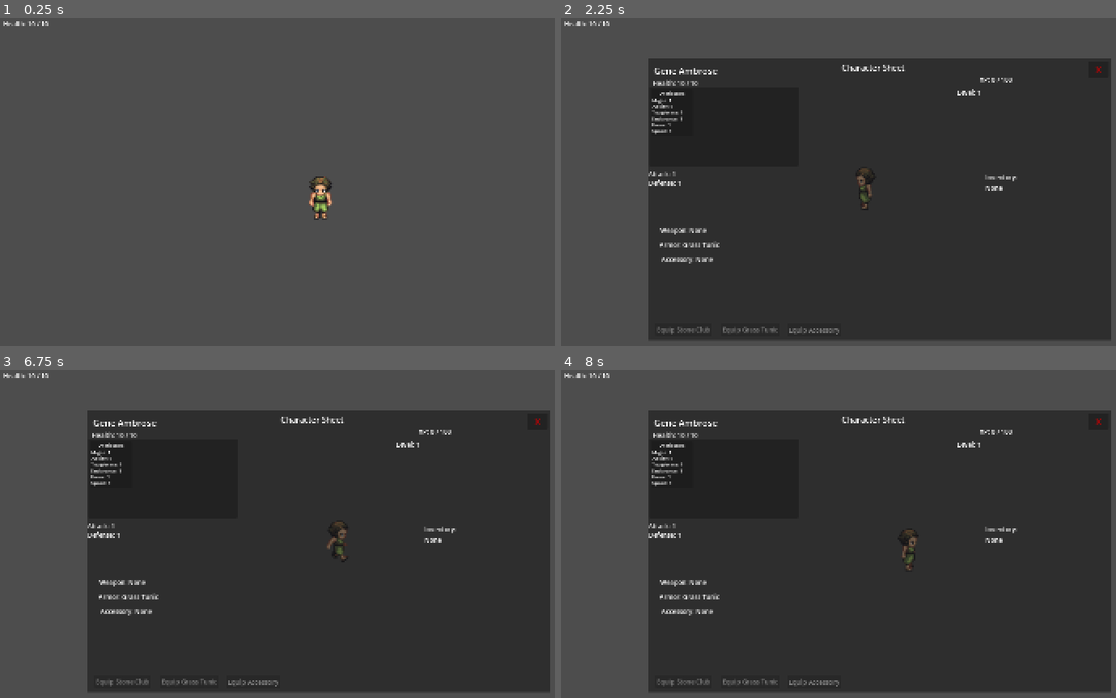
Above: before the commit, frames 1-4 (two rows, left to right).
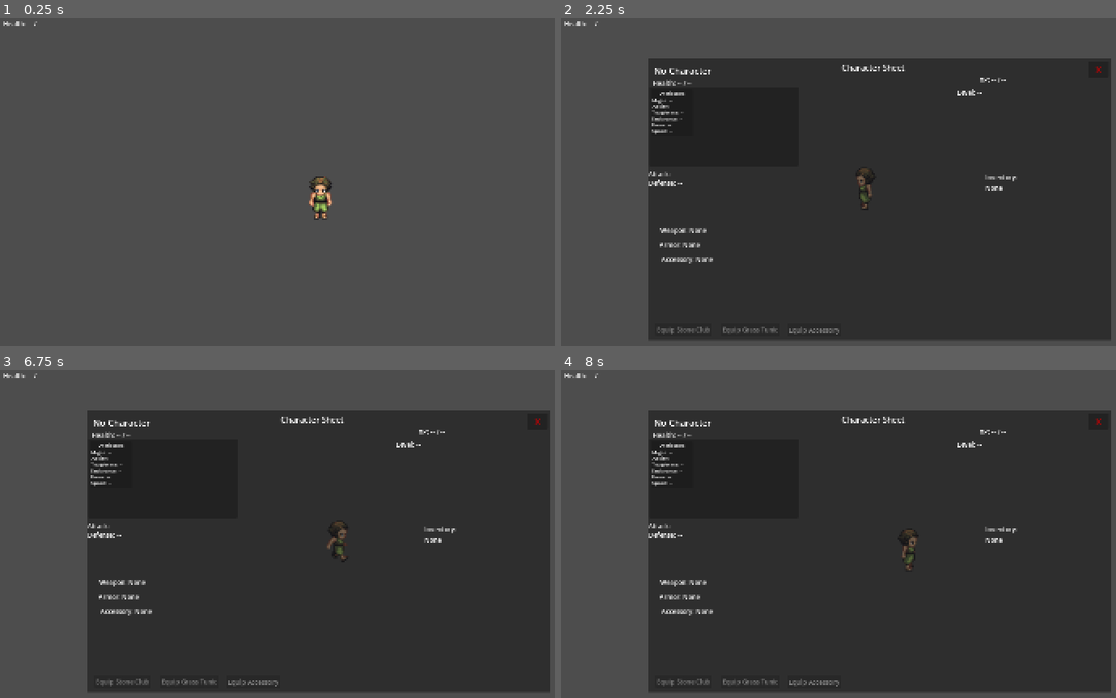
Above: after the commit, the same moments.

Repository: Shaladar79/ages-action-rpg
Game: Godot game, scene res://scenes/enemies/Dawn of Man/slimeman_green.tscn
Two runs of this game, one before a commit and one after it. Both use one fixed random seed, a clock stepped at 60 frames per second and the inputs below. This scene is started directly instead of the project's main scene.
Inputs:
- Up to frame 1 (0.25 s): no input
- Up to frame 2 (2.25 s): tap Enter at 0.5 s; hold Up (move_up) 0.53-2.03 s; tap Space (attack) at 0.6, 1.35 s; tap Tab (dialogue_continue) at 2 s; hold A (move_left) from 2.03 s (still down); hold C (character_screen) from 2.03 s (still down)
- Up to frame 3 (6.75 s): tap Space (attack) at 2.3, 3.8, 4.55, 5.1, 5.85 s; release A (move_left) at 2.75 s; release C (character_screen) at 2.75 s; click "X" at 2.75 s; hold A (move_left) 3.53-4.28 s; tap Tab (dialogue_continue) at 3.6 s; hold Down (move_down) 4.28-5.03 s; tap E (interact) at 4.35 s; hold D (move_right) 5.03-5.78 s; hold Up (move_up) 5.78-6.53 s; hold D (move_right) from 6.53 s (still down); tap C (character_screen) at 6.6 s
- Up to frame 4 (8 s): keep holding D (move_right); tap Space (attack) at 6.8, 7.55 s; hold Tab (dialogue_continue) from 7.28 s (still down)

The runs differ from the first frame. In frame 1, less than 0.1% of the frame differs, in the area x 4-9%, y 0-3%; in frame 2, 0.4%, in the area x 4-82%, y 0-70%; in frame 3, 0.4%; in frame 4, 0.4%.

Commit message:
Move character stats into CharacterStats

Diff:
--- /dev/null
+++ b/scripts/characters/character_stats.gd
@@ -0,0 +1,97 @@
+extends RefCounted
+class_name CharacterStats
+
+var character_name: String = "Gene Ambrose"
+
+var level: int = 1
+var xp: int = 0
+var xp_to_next_level: int = 100
+
+var max_health: int = 10
+var current_health: int = 10
+
+var has_mana_resource: bool = false
+var max_mana: int = 0
+var current_mana: int = 0
+
+var has_stamina_resource: bool = false
+var max_stamina: int = 0
+var current_stamina: int = 0
+
+var might: int = 1
+var agility: int = 1
+var toughness: int = 1
+var endurance: int = 1
+var focus: int = 1
+var speed: int = 1
+
+var base_attack: int = 1
+var base_defense: int = 1
+
+var equipped_weapon_id: String = ""
+var equipped_weapon_name: String = "None"
+
+var equipped_armor_id: String = "grass_tunic"
+var equipped_armor_name: String = "Grass Tunic"
+
+var equipped_accessory_id: String = ""
+var equipped_accessory_name: String = "None"
+
+
+func get_attack() -> int:
+    return base_attack
+
+
+func get_defense() -> int:
+    return base_defense
+
+
+func get_equipped_weapon_name() -> String:
+    if equipped_weapon_name.strip_edges() == "":
+        return "None"
+
+    return equipped_weapon_name
+
+
+func get_equipped_armor_name() -> String:
+    if equipped_armor_name.strip_edges() == "":
+        return "None"
+
+    return equipped_armor_name
+
+
+func get_equipped_accessory_name() -> String:
+    if equipped_accessory_name.strip_edges() == "":
+        return "None"
+
+    return equipped_accessory_name
+
+
+func equip_weapon(item_id: String, item_name: String) -> void:
+    equipped_weapon_id = item_id
+    equipped_weapon_name = item_name
+
+
+func equip_armor(item_id: String, item_name: String) -> void:
+    equipped_armor_id = item_id
+    equipped_armor_name = item_name
+
+
+func equip_accessory(item_id: String, item_name: String) -> void:
+    equipped_accessory_id = item_id
+    equipped_accessory_name = item_name
+
+
+func unequip_weapon() -> void:
+    equipped_weapon_id = ""
+    equipped_weapon_name = "None"
+
+
+func unequip_armor() -> void:
+    equipped_armor_id = ""
+    equipped_armor_name = "None"
+
+
+func unequip_accessory() -> void:
+    equipped_accessory_id = ""
+    equipped_accessory_name = "None"
--- a/scripts/player/player.gd
+++ b/scripts/player/player.gd
@@ -4,7 +4,6 @@
 @export var attack_duration: float = 0.5
 @export var attack_cooldown: float = 0.35
 @export var attack_offset: float = 24.0
-@export var attack_damage: int = 1
 
 @export var weapon_visual_offset: float = 22.0
 @export var weapon_visual_scale: Vector2 = Vector2(1.0, 1.0)
@@ -15,6 +14,8 @@
 @onready var dialogue_bubble: Node2D = $DialogueBubble
 @onready var weapon_sprite: Sprite2D = get_node_or_null("WeaponSprite") as Sprite2D
 
+var character_stats: CharacterStats = CharacterStats.new()
+
 var last_direction: String = "down"
 var is_attacking: bool = false
 var attack_timer: float = 0.0
@@ -24,8 +25,6 @@
 var nearby_interactable: Node = null
 
 var inventory: Array[Dictionary] = []
-var equipped_weapon_id: String = ""
-var equipped_weapon_name: String = ""
 
 
 func _ready() -> void:
@@ -34,7 +33,6 @@
 
     if not attack_area.area_entered.is_connected(_on_attack_area_entered):
         attack_area.area_entered.connect(_on_attack_area_entered)
-
 
 
 func _physics_process(delta: float) -> void:
@@ -69,6 +67,10 @@
     _update_animation(input_vector)
 
 
+func get_character_stats() -> CharacterStats:
+    return character_stats
+
+
 func add_inventory_item(item_id: String, item_name: String) -> void:
     if has_inventory_item(item_id):
         print("Inventory already has item: ", item_name)
@@ -90,33 +92,53 @@
     return false
 
 
-func equip_weapon(item_id: String) -> void:
+func get_inventory_item_name(item_id: String) -> String:
     for item in inventory:
         if item.get("id", "") == item_id:
-            equipped_weapon_id = item_id
-            equipped_weapon_name = item.get("name", item_id)
-            print("Equipped weapon: ", equipped_weapon_name)
-            return
-
-    push_warning("Cannot equip weapon. Item not found in inventory: " + item_id)
+            return item.get("name", item_id)
+
+    return item_id
+
+
+func equip_weapon(item_id: String) -> void:
+    if not has_inventory_item(item_id):
+        push_warning("Cannot equip weapon. Item not found in inventory: " + item_id)
+        return
+
+    var item_name := get_inventory_item_name(item_id)
+    character_stats.equip_weapon(item_id, item_name)
+
+    print("Equipped weapon: ", character_stats.get_equipped_weapon_name())
 
 
 func unequip_weapon() -> void:
-    equipped_weapon_id = ""
-    equipped_weapon_name = ""
+    character_stats.unequip_weapon()
     _hide_weapon_sprite()
     print("Weapon unequipped.")
 
 
 func has_equipped_weapon() -> bool:
-    return equipped_weapon_id != ""
+    return character_stats.equipped_weapon_id != ""
 
 
 func get_equipped_weapon_name() -> String:
-    if equipped_weapon_name == "":
-        return "None"
-
-    return equipped_weapon_name
+    return character_stats.get_equipped_weapon_name()
+
+
+func get_equipped_armor_name() -> String:
+    return character_stats.get_equipped_armor_name()
+
+
+func get_equipped_accessory_name() -> String:
+    return character_stats.get_equipped_accessory_name()
+
+
+func get_attack_damage() -> int:
+    return character_stats.get_attack()
+
+
+func get_defense() -> int:
+    return character_stats.get_defense()
 
 
 func get_inventory_items() -> Array[Dictionary]:
@@ -335,7 +357,7 @@
 
     if target.has_method("take_damage"):
         hit_targets.append(target)
-        target.take_damage(attack_damage)
+        target.take_damage(get_attack_damage())
         print("Hit target: ", target.name)
 
 
--- a/scripts/ui/game_ui.gd
+++ b/scripts/ui/game_ui.gd
@@ -42,35 +42,6 @@
 
 var player: Node = null
 
-var character_name: String = "Gene Ambrose"
-var character_level: int = 1
-var character_xp: int = 0
-var character_xp_to_next_level: int = 100
-
-var max_health: int = 10
-var current_health: int = 10
-
-var has_mana_resource: bool = false
-var max_mana: int = 0
-var current_mana: int = 0
-
-var has_stamina_resource: bool = false
-var max_stamina: int = 0
-var current_stamina: int = 0
-
-var might: int = 1
-var agility: int = 1
-var toughness: int = 1
-var endurance: int = 1
-var focus: int = 1
-var speed: int = 1
-
-var attack: int = 1
-var defense: int = 1
-
-var equipped_armor_name: String = "Grass Tunic"
-var equipped_accessory_name: String = "None"
-
 
 func _ready() -> void:
     add_to_group("interaction_ui")
@@ -139,38 +110,90 @@
     player = get_tree().get_first_node_in_group("player")
 
 
+func _get_stats() -> CharacterStats:
+    _refresh_player_reference()
+
+    if player == null:
+        return null
+
+    if not player.has_method("get_character_stats"):
+        return null
+
+    return player.get_character_stats()
+
+
 func _update_hud() -> void:
+    var stats := _get_stats()
+
+    if stats == null:
+        if hud_health_label != null:
+            hud_health_label.text = "Health: -- / --"
+
+        if hud_mana_label != null:
+            hud_mana_label.visible = false
+            hud_mana_label.text = ""
+
+        if hud_stamina_label != null:
+            hud_stamina_label.visible = false
+            hud_stamina_label.text = ""
+
+        return
+
     if hud_health_label != null:
-        hud_health_label.text = "Health: %s / %s" % [current_health, max_health]
+        hud_health_label.text = "Health: %s / %s" % [stats.current_health, stats.max_health]
 
     if hud_mana_label != null:
-        hud_mana_label.visible = has_mana_resource
-        if has_mana_resource:
-            hud_mana_label.text = "Mana: %s / %s" % [current_mana, max_mana]
+        hud_mana_label.visible = stats.has_mana_resource
+
+        if stats.has_mana_resource:
+            hud_mana_label.text = "Mana: %s / %s" % [stats.current_mana, stats.max_mana]
         else:
             hud_mana_label.text = ""
 
     if hud_stamina_label != null:
-        hud_stamina_label.visible = has_stamina_resource
-        if has_stamina_resource:
-            hud_stamina_label.text = "Stamina: %s / %s" % [current_stamina, max_stamina]
+        hud_stamina_label.visible = stats.has_stamina_resource
+
+        if stats.has_stamina_resource:
+            hud_stamina_label.text = "Stamina: %s / %s" % [stats.current_stamina, stats.max_stamina]
         else:
             hud_stamina_label.text = ""
 
 
 func _update_character_screen() -> void:
+    var stats := _get_stats()
+
     title_label.text = "Character Sheet"
-    character_name_label.text = character_name
-    level_label.text = "Level: " + str(character_level)
-    xp_label.text = "XP: %s / %s" % [character_xp, character_xp_to_next_level]
-
-    _update_sheet_resources()
-    _update_attributes_panel()
-    _update_combat_stats()
-
-    weapon_slot_label.text = "Weapon: " + _get_equipped_weapon_name()
-    armor_slot_label.text = "Armor: " + equipped_armor_name
-    accessory_slot_label.text = "Accessory: " + equipped_accessory_name
+
+    if stats == null:
+        character_name_label.text = "No Character"
+        level_label.text = "Level: --"
+        xp_label.text = "XP: -- / --"
+
+        _clear_sheet_resources()
+        _clear_attributes_panel()
+        _clear_combat_stats()
+
+        weapon_slot_label.text = "Weapon: None"
+        armor_slot_label.text = "Armor: None"
+        accessory_slot_label.text = "Accessory: None"
+        inventory_label.text = "Inventory:\nNone"
+
+        equip_weapon_button.disabled = true
+        equip_armor_button.disabled = true
+        equip_accessory_button.disabled = true
+        return
+
+    character_name_label.text = stats.character_name
+    level_label.text = "Level: " + str(stats.level)
+    xp_label.text = "XP: %s / %s" % [stats.xp, stats.xp_to_next_level]
+
+    _update_sheet_resources(stats)
+    _update_attributes_panel(stats)
+    _update_combat_stats(stats)
+
+    weapon_slot_label.text = "Weapon: " + stats.get_equipped_weapon_name()
+    armor_slot_label.text = "Armor: " + stats.get_equipped_armor_name()
+    accessory_slot_label.text = "Accessory: " + stats.get_equipped_accessory_name()
 
     inventory_label.text = _get_inventory_text()
 
@@ -179,64 +202,100 @@
     equip_accessory_button.disabled = true
 
 
-func _update_sheet_resources() -> void:
+func _clear_sheet_resources() -> void:
     if sheet_health_label != null:
-        sheet_health_label.text = "Health: %s / %s" % [current_health, max_health]
+        sheet_health_label.text = "Health: -- / --"
 
     if sheet_mana_label != null:
-        sheet_mana_label.visible = has_mana_resource
-        if has_mana_resource:
-            sheet_mana_label.text = "Mana: %s / %s" % [current_mana, max_mana]
+        sheet_mana_label.visible = false
+        sheet_mana_label.text = ""
+
+    if sheet_stamina_label != null:
+        sheet_stamina_label.visible = false
+        sheet_stamina_label.text = ""
+
+
+func _update_sheet_resources(stats: CharacterStats) -> void:
+    if sheet_health_label != null:
+        sheet_health_label.text = "Health: %s / %s" % [stats.current_health, stats.max_health]
+
+    if sheet_mana_label != null:
+        sheet_mana_label.visible = stats.has_mana_resource
+
+        if stats.has_mana_resource:
+            sheet_mana_label.text = "Mana: %s / %s" % [stats.current_mana, stats.max_mana]
         else:
             sheet_mana_label.text = ""
 
     if sheet_stamina_label != null:
-        sheet_stamina_label.visible = has_stamina_resource
-        if has_stamina_resource:
-            sheet_stamina_label.text = "Stamina: %s / %s" % [current_stamina, max_stamina]
+        sheet_stamina_label.visible = stats.has_stamina_resource
+
+        if stats.has_stamina_resource:
+            sheet_stamina_label.text = "Stamina: %s / %s" % [stats.current_stamina, stats.max_stamina]
         else:
             sheet_stamina_label.text = ""
 
 
-func _update_attributes_panel() -> void:
+func _clear_attributes_panel() -> void:
     if attributes_label != null:
         attributes_label.text = "Attributes"
 
     if might_label != null:
-        might_label.text = "Might: " + str(might)
+        might_label.text = "Might: --"
 
     if agility_label != null:
-        agility_label.text = "Agility: " + str(agility)
+        agility_label.text = "Agility: --"
 
     if toughness_label != null:
-        toughness_label.text = "Toughness: " + str(toughness)
+        toughness_label.text = "Toughness: --"
 
     if endurance_label != null:
-        endurance_label.text = "Endurance: " + str(endurance)
+        endurance_label.text = "Endurance: --"
 
     if focus_label != null:
-        focus_label.text = "Focus: " + str(focus)
+        focus_label.text = "Focus: --"
 
     if speed_label != null:
-        speed_label.text = "Speed: " + str(speed)
-
-
-func _update_combat_stats() -> void:
+        speed_label.text = "Speed: --"
+
+
+func _update_attributes_panel(stats: CharacterStats) -> void:
+    if attributes_label != null:
+        attributes_label.text = "Attributes"
+
+    if might_label != null:
+        might_label.text = "Might: " + str(stats.might)
+
+    if agility_label != null:
+        agility_label.text = "Agility: " + str(stats.agility)
+
+    if toughness_label != null:
+        toughness_label.text = "Toughness: " + str(stats.toughness)
+
+    if endurance_label != null:
+        endurance_label.text = "Endurance: " + str(stats.endurance)
+
+    if focus_label != null:
+        focus_label.text = "Focus: " + str(stats.focus)
+
+    if speed_label != null:
+        speed_label.text = "Speed: " + str(stats.speed)
+
+
+func _clear_combat_stats() -> void:
     if attack_label != null:
-        attack_label.text = "Attack: " + str(attack)
+        attack_label.text = "Attack: --"
 
     if defense_label != null:
-        defense_label.text = "Defense: " + str(defense)
-
-
-func _get_equipped_weapon_name() -> String:
-    if player == null:
-        return "None"
-
-    if player.has_method("get_equipped_weapon_name"):
-        return player.get_equipped_weapon_name()
-
-    return "None"
+        defense_label.text = "Defense: --"
+
+
+func _update_combat_stats(stats: CharacterStats) -> void:
+    if attack_label != null:
+        attack_label.text = "Attack: " + str(stats.get_attack())
+
+    if defense_label != null:
+        defense_label.text = "Defense: " + str(stats.get_defense())
 
 
 func _get_inventory_text() -> String:
@@ -281,6 +340,7 @@
         return
 
     player.equip_weapon("club")
+    _update_hud()
     _update_character_screen()
 
 
Not shown, added: scripts/characters/character_stats.gd.uid
